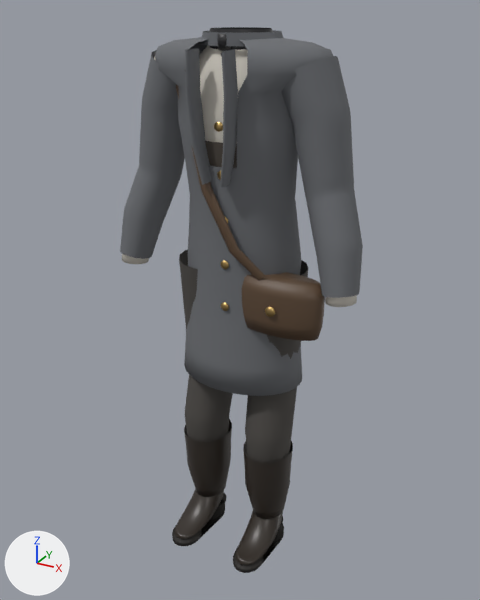
An edit to the FBX model 02_Art/exports/fbx/tls_chr_030_edmund_outfit_v001.fbx, drawn before and after from the same camera.
Rendered twice from a 50 mm camera at (0.843, -1.54, 1.56) aimed at (0.003, -0.014, 0.797). The axes (+X, +Y, +Z) are drawn at lower left. The lights are the same throughout. The picture after the commit comes second.

In view in the first picture: 'Edmund_Boots', 'Edmund_Coat', 'Edmund_Neckcloth', 'Edmund_Satchel', 'Edmund_Shirt', 'Edmund_Trousers', 'Edmund_Waistcoat'.
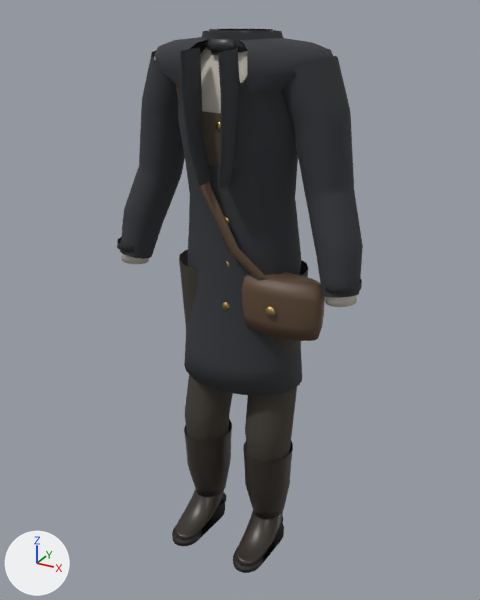
Edits to the bpy script that builds the scene:
```text
Change mat_tls_edmund_coatwool:
    mat_tls_edmund_coatwool.base_color: (0.148, 0.155, 0.168) -> (0.034, 0.037, 0.043)  # grey #6b6e72 -> dark grey #34363a
Change me_edmund_coat:
    remove me_edmund_coat.from_pydata(...)  # 1886 vertices, 1854 faces; spans x -0.365..0.365, y -0.177..0.143, z 0.56..1.508
    add me_edmund_coat.from_pydata(...)  # 2060 vertices, 2050 faces; spans x -0.371..0.371, y -0.196..0.143, z 0.56..1.508
    me_edmund_coat part 4: the loose piece of 58 vertices spanning x 0.002..0.026, y -0.118..-0.109, z 0.928..0.952 is scaled about its middle by (0.5, 0.554, 0.5), then moved by (0.348, 0.045, -0.012)
    me_edmund_coat part 5: the loose piece of 58 vertices spanning x 0.002..0.026, y -0.12..-0.111, z 0.808..0.832 is scaled about its middle by (0.5, 0.554, 0.5), then moved by (-0.376, 0.047, 0.108)
    me_edmund_coat part 6: the loose piece of 58 vertices spanning x 0.002..0.026, y -0.141..-0.132, z 1.288..1.312 is moved by (0.0, 0.005, 0.0)
    me_edmund_coat part 7: the loose piece of 58 vertices spanning x 0.002..0.026, y -0.12..-0.111, z 0.808..0.832 is copied, and the copy is moved by (0.0, 0.005, 0.0); it spans x 0.003..0.025, y -0.116..-0.107, z 0.809..0.831
    me_edmund_coat part 8: the loose piece of 40 vertices spanning x 0.018..0.061, y -0.177..-0.103, z 1.157..1.473 is rebuilt with 40 vertices and now spans x 0.021..0.062, y -0.196..-0.096, z 1.156..1.475
    me_edmund_coat part 9: the loose piece of 40 vertices spanning x -0.061..-0.018, y -0.177..-0.103, z 1.157..1.473 is rebuilt with 40 vertices and now spans x -0.062..-0.021, y -0.196..-0.096, z 1.156..1.475
    me_edmund_coat part 10: a new loose piece of 29 vertices spanning x 0.276..0.371, y -0.115..-0.014, z 0.915..0.941, in mat_tls_edmund_coatwool (dark grey #34363a)
    me_edmund_coat part 11: a new loose piece of 29 vertices spanning x -0.371..-0.276, y -0.115..-0.014, z 0.915..0.941, in mat_tls_edmund_coatwool (dark grey #34363a)
    other edits to the shape of me_edmund_coat do not show in these pictures
Change me_edmund_waistcoat:
    verts and faces of me_edmund_waistcoat; kept vertices keep their numbers, new ones are numbered from 544
    remove me_edmund_waistcoat.from_pydata(...)  # 544 vertices, 580 faces; spans x -0.168..0.168, y -0.127..0.132, z 0.905..1.435
    add me_edmund_waistcoat.from_pydata(...)  # 549 vertices, 588 faces; spans x -0.168..0.168, y -0.13..0.132, z 0.905..1.435
    me_edmund_waistcoat part 1
    add verts[544] = (-0.029, -0.128, 1.33)  # pixel (205, 111)
    add verts[545] = (0.0, -0.13, 1.33)  # pixel (215, 112)
    add verts[546] = (0.029, -0.128, 1.33)
    add verts[547] = (-0.056, -0.111, 1.4)
    add verts[548] = (0.056, -0.111, 1.4)  # pixel (239, 82)
    add faces += [(205, 206, 544, 241), (206, 207, 545, 544), (207, 208, 546, 545), (208, 209, 242, 546), (240, 241, 547, 273), (242, 243, 274, 548)]  # mat_tls_edmund_waistcoat (brown #514639)
    other edits to the shape of me_edmund_waistcoat do not show in these pictures
Change me_edmund_neckcloth:
    remove me_edmund_neckcloth.from_pydata(...)  # 187 vertices, 172 faces; spans x -0.082..0.082, y -0.1..0.076, z 1.411..1.515
    add me_edmund_neckcloth.from_pydata(...)  # 162 vertices, 148 faces; spans x -0.086..0.086, y -0.108..0.08, z 1.448..1.512
    me_edmund_neckcloth part 2: a new loose piece of 50 vertices spanning x -0.038..0.038, y -0.108..-0.07, z 1.458..1.494, in mat_tls_edmund_neckcloth (black #29292b)
    me_edmund_neckcloth part 3: 161 vertices removed from x -0.082..0.082, y -0.1..0.076, z 1.452..1.515; 111 vertices added at x -0.086..0.086, y -0.084..0.08, z 1.448..1.512
    other edits to the shape of me_edmund_neckcloth do not show in these pictures
```

Location of each change, (x1, y1, x2, y2) in pixels of the pictures (480 x 600 px; the box of a moved part takes in the faces that stretch with it):
'Edmund_Coat', recoloured, reshaped (grey to dark grey): before (120, 30, 363, 396); after (117, 30, 363, 396)
'Edmund_Neckcloth', reshaped: before (209, 27, 272, 57); after (207, 29, 273, 55)
part 1 of me_edmund_waistcoat, added: after (201, 83, 243, 142)
part 2 of me_edmund_neckcloth, added: after (209, 38, 238, 55)
part 3 of me_edmund_neckcloth, moved or reshaped: before (209, 27, 272, 51); after (207, 29, 273, 53)
part 4 of me_edmund_coat, moved or reshaped (not visible afterwards): before (221, 260, 229, 269)
part 5 of me_edmund_coat, moved or reshaped (not visible afterwards): before (221, 302, 229, 311)
part 6 of me_edmund_coat, moved or reshaped: before (214, 122, 223, 132); after (215, 122, 220, 131)
part 7 of me_edmund_coat, added: after (222, 302, 229, 310)
part 8 of me_edmund_coat, rebuilt (21% wider): before (220, 49, 238, 187); after (218, 49, 240, 189)
part 9 of me_edmund_coat, rebuilt (14% wider): before (185, 48, 212, 185); after (180, 47, 211, 186)
part 10 of me_edmund_coat, added: after (325, 278, 362, 294)
part 11 of me_edmund_coat, added: after (117, 237, 134, 252)
